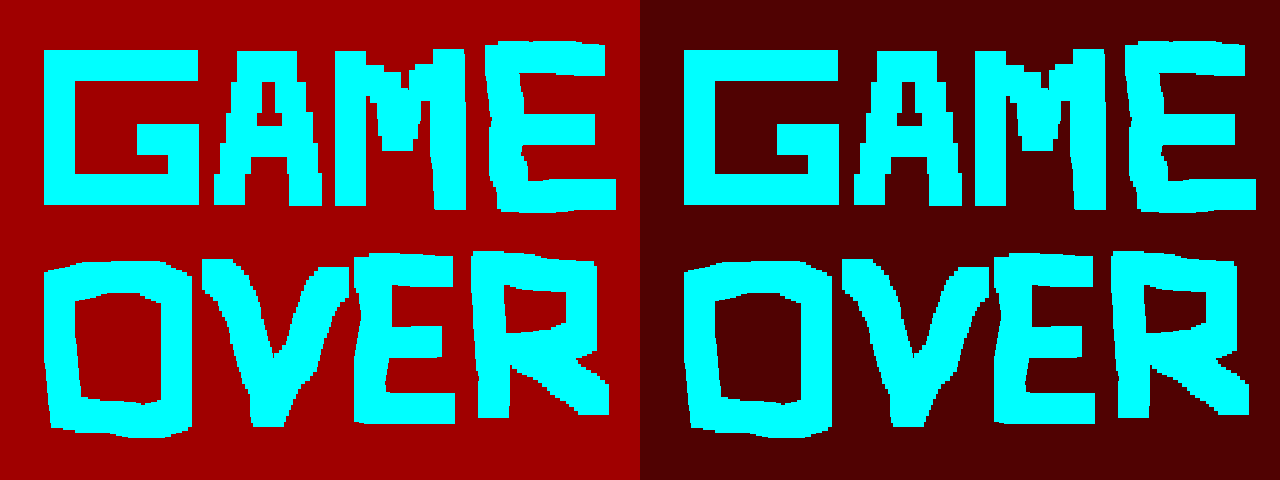
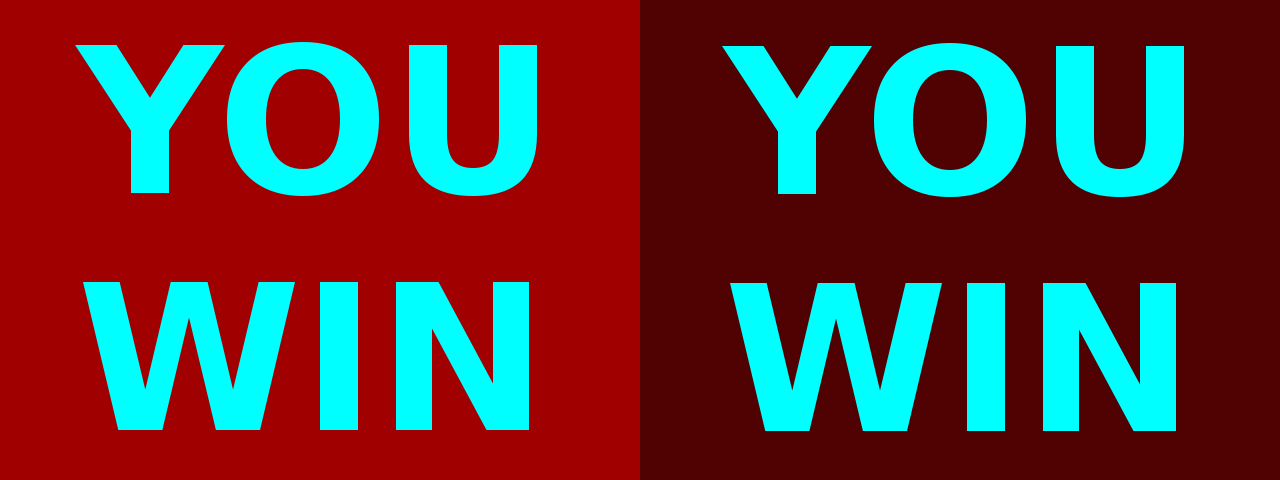
Layered file, before and after one edit (w=1280, h=480). Changes by layer:
added layer "Pasted Layer" above "Clipboard" over [722, 43, 1184, 431]
painted on "Clipboard" over [684, 41, 1256, 438]
added layer "YOU WIN" above "gameOver.bmp" over [75, 42, 537, 430]
painted on "gameOver.bmp" over [44, 41, 616, 438]
